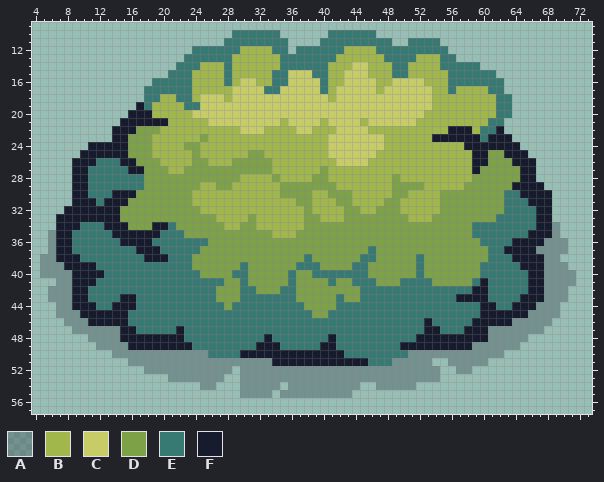
Sprite sheet: new_enemy/sprites/Bushe1.png. The first picture shows the starting point.
The file is 78x59 pixels. Shown: x 4..73, y 9..57.
Palette (. is transparent): A #161d2c45  B #a1b74c  C #c7cc67  D #7da147  E #377a73  F #161c2e
Pixels before, first column x 5:
10 ........................EEEEEE......EEEEEE.........................
11 .......................EEEEEEEE....EEEEEEEEE..EEEE.................
12 ...................EEEEEEBBBBEE.EEEEEEBBBBEEEEEEEEE................
13 ..................EEEEEEBBBBBBEEEEEEEBBBBBBEEEEBBBEE...............
14 .................EEEBBBEBBBBBBEEEEEEBBBCCBBBEEBBBBEEEEE............
15 ................EEEBBBBEBBBBBEECCCEEBBCCCBBBEEBBBBBEEEEEE..........
16 ..............EEEEEBBBBEBCCBBEECCCCEBBCCCCBBCCCCBBBEEEEEEE.........
17 .............EEEEEEBBBBBCCCCEECCCCCEBCCCCCBCCCCCCBBEBBBBEE.........
18 .............EEBBEEBCCCBCCCCCCCCCCCCBCCCCCCCCCCCCBBBBBBBBEE........
19 ............FEBBBBEECCCCCCCCCCCCCCCCCCCCCCCCCCCCCBBBBBBBBEE........
20 ...........FFFBBBBBCCCCCCCCCCCCCCCCCCCCCCCCCCCCCBBBBBBBBBEE........
21 ..........FFFFFFBBBBBCCCCCCCCCBCCCCBCCCCBCCCCCCBBBBBBBBBEE.........
22 .........FFFDDDBBBBBBBBBBCCCBBBBCCBBBCCCCBBBBBBBBBBFFFBEEF.........
23 .........FFDDDBBBBBBDBBBBBBBBBBBBBBBCCCCCCCBBBBBBFFFFFFEFFF........
24 ......FFFFFDDDBBBBDDBBBBBBBBBBBBBBBBCCCCCCCBBBBBBBBBBFFFFFFF.......
25 .....FFFFFFDDDBBBBBDBBBBBBDDBBBBBBBBCCCCCCBBBBBBBBBBBBFFDDFFF......
26 ....FFFEEEFFDDDBBBBDDBBBDDDDDBBBBBBBBCCCCBBBBBBBBBBBBBFFDDDFFF.....
27 ....FFEEEEEFFDDDBBDDDDDDDDDDDBBBBBBDBBBBBBBBBBBBBBBBBBFDDDDDFF.....
28 ....FFEEEEEEEDDDDDDDDDDDDBBBBDBBBBDDBBBBBBBBDBBBBBBBBBDDDDDDFF.....
29 ....FFEEEEEEEDDDDDDDBBDDBBBBBBDDDDDDDBBBBBBBDDDDBBBBBDDDDDDFFFF....
30 ....FFEEEFFFDDDDDDDBBBBBBBBBBBDDDDBBDDDBBBBBDDBBBBDDDDDDDDEEFFFF...
31 ....FFFEFFFDDDDDDDDBBBBBBBBBBBBBDDBBBDDBBBBDDBBBBBDDDDDDDDEEEFFF...
32 ...FFFFFFFDDDDDDDDDDBBBBBBBBBBBBBDBBBBDDBBDDDBBBBBDDDDDDDDEEEEFF...
33 ..FFFFFFFFDDDDDDDDDDDDBBBBDBBBBBBDDBBBDDDDDDDDBBBDDDDDDDDEEEEEFF...
34 ..FFFEEEFFFDDDFFEDDDDDDBBDDBBBBBBDDDDDDDDDDDDDDDDDDDDDEEEEEEEEFFA..
35 .AFFEEEEEFFFFFFEEEDDDDDDDDDDDBBBDDDDDDDDDDDDDDDDDDDDDDEEEEEEEFFFA..
36 .AFFEEEEEEFFFFEEEEEEEDDDDDDDDDDDDDDDDDDDDDDDDDDDDDDDDDDEEEEFFFFAAA.
37 .AFFEEEEEEEEFFFEEEEEDDDDDDDDDDDDDDDDDDDDDEDDDDDDDDDDDDDDEEFFFFAAAA.
38 AAFFFEEEEEEEEFFFEEEDDDDDDDDDDDDDDEDDDDDDEEDDDDDEDDDDDDDDEEEFFFFAA..
39 AAAFFFFEEEEEEEEEEEEDDDDDDEDDDDDDEEEDDDDEEDDDDDDEDDDDDDDEEEEEFFFAAA.
40 AAAAFFFFEEEEEEEEEEEEDDDDEEDDDDDEDDEEEEEEEDDDDDDEDDDDDDDEEEEEEFFAAAA
41 ..AAFFFEEEEEEEEEEEEEEEEDDEDDDDDEDDDDEDDEEEDDDEEEEDDDDDEFEEEEEFFAAAA
42 .AAAFFEEEEEEEEEEEEEEEEDDDEEDDDEEDDDDDDDDEEEEEEEEEEEEEEFFEEEEEFFAAA.
43 .AAAFFEEEEFFEEEEEEEEEEDDDEEEEEEEDDDDDEDDEEEEEEEEEEEEFFFFEEEEFFFAAA.
44 ..AAFFFEEFFFEEEEEEEEEEEDEEEEEEEEEDDDDEEEEEEEEEEEEEEEEEEFFEEFFFAAA..
45 ..AAAFFFFFFEEEEEEEEEEEEEEEEEEEEEEEDDEEEEEEEEEEEEEEEEEEEFFFFFFAAAA..
46 ...AAAFFFFFEEEEEEEEEEEEEEEEEEEEEEEEEEEEEEEEEEEEEFEEEEEFFFFFAAAAA...
47 ....AAAAAAFFEEEEEFEEEEEEEEEEEEEEEEEEEEEEEEEEEEEEFFEEEFFFAAAAAAA....
48 ......AAAAFFFFFFFFEEEEEEEEEEFEEEEEEEFEEEEEEEEEEFFFFFFFFFAAAAA......
49 .......AAAAFFFFFFFFEEEEEEEEFFFEEEEEFFEEEEEEEEFFFFFFFFFAAAAAA.......
50 .........AAAAAAAAAAAAEEEEFFFFFFFFFFFFFEEEEEEEEAAAAAAAAAAAA.........
51 ...........AAAAAAAAAAAAAAAAAAFFFFFFFFFFFFEEEAAAAA..AAAAA...........
52 .............AAAAAAAAAAA.AAAAAAAAAAAAAAAAAAAAAAAAA..AA.............
53 ................AAAAAAA..AAAAAAAAAAAAAAAAAAAAAAAAA.................
54 ....................AA...AAAAA.AAAAAAAAA..AAAAA....................
55 .........................AAAA.AAAAAAAAA............................
After the commit:
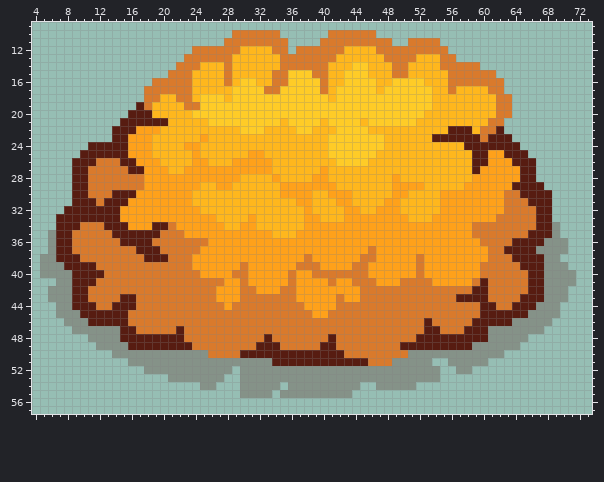
Difference:
colour A: #161d2c45 -> #571d1145
colour B: #a1b74c -> #ffb71d
colour C: #c7cc67 -> #ffcc27
colour D: #7da147 -> #ffa11a
colour E: #377a73 -> #d97a2c
colour F: #161c2e -> #571c11
Changed places in both pictures, as pixel boxes (x1, y1, x2, y2):
changed: (40, 30, 576, 398)
